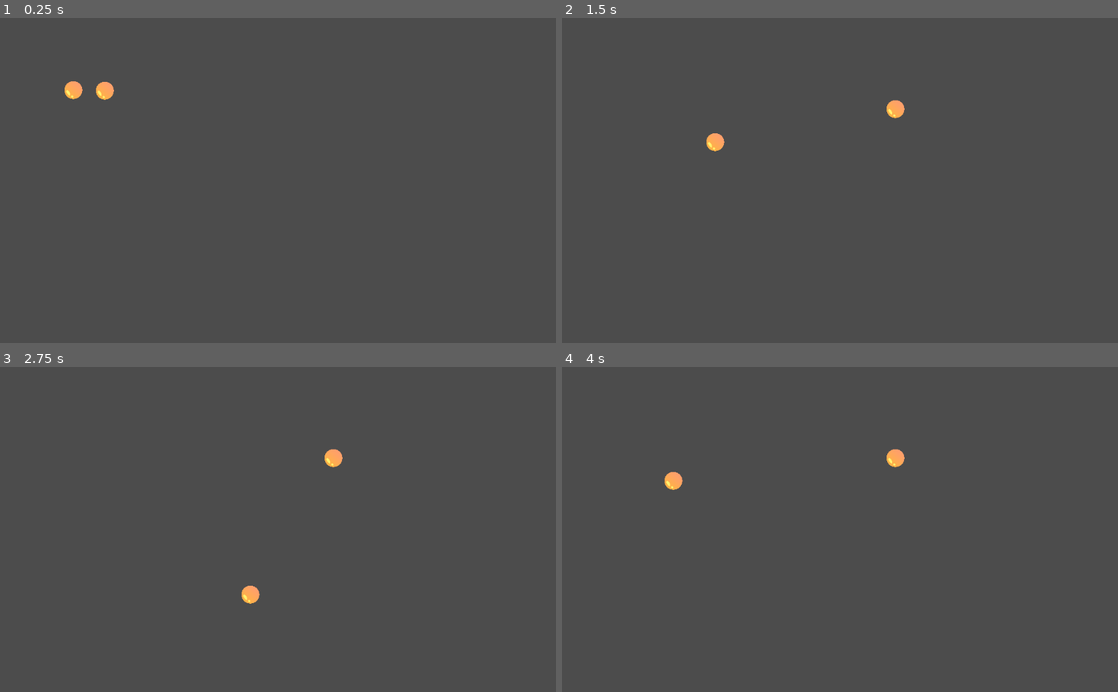
Above: before the commit, frames 1-4 (two rows, left to right).
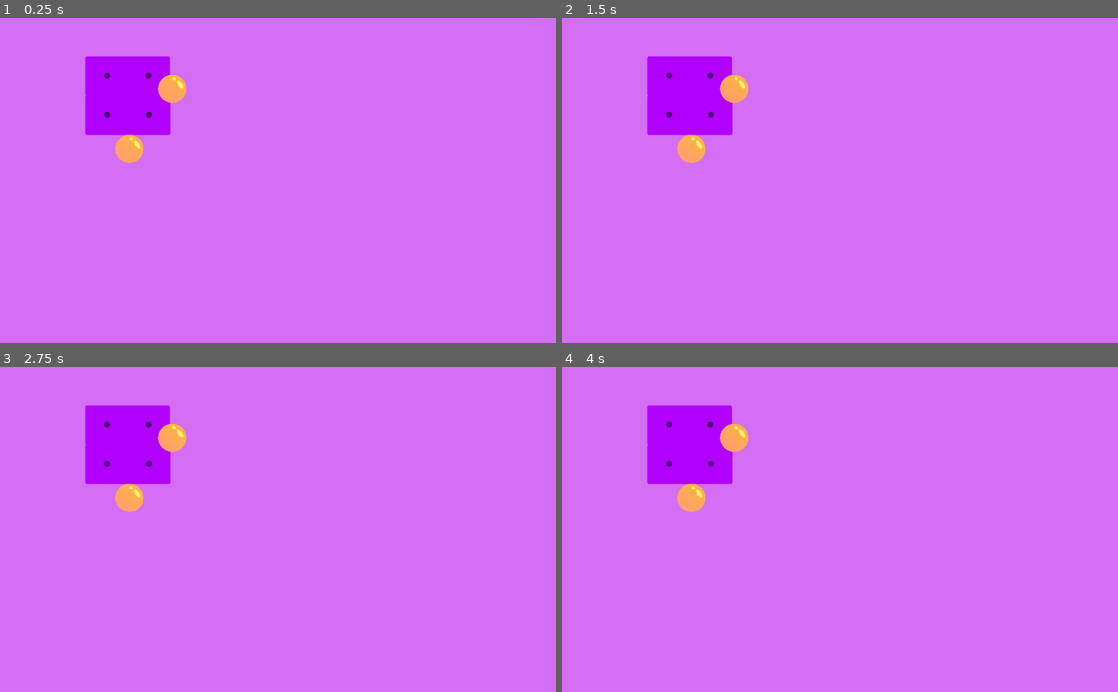
Above: after the commit, the same moments.

Repository: alvansga/pegs
Game: Godot game, scene res://Main.tscn
The game is run twice, just before and just after one commit, with the same random seed, the same clock (stepped at 60 frames per second) and the same inputs.
Inputs (mouse positions are in pixels of both pictures, inside the frame that each line leads up to):
- Up to frame 1 (0.25 s): no input
- Up to frame 2 (1.5 s): tap Enter at 0.5 s; drag from (634, 89) to (895, 109) at 0.52 s; tap Space at 1.25 s; drag from (667, 89) to (812, 245) at 1.27 s
- Up to frame 3 (2.75 s): tap Enter at 2 s; move the mouse to (333, 458) at 2.02 s; click (333, 458) at 2.17 s
- Up to frame 4 (4 s): tap Space at 2.75 s; drag from (812, 594) to (673, 480) at 2.77 s; tap Enter at 3.5 s; move the mouse to (1006, 578) at 3.52 s; click (1006, 578) at 3.67 s

The runs differ from the first frame. In frame 1, 100% of the frame differs, in the area x 0-100%, y 0-100%; in frame 2, 100%; in frame 3, 100%; in frame 4, 100%.

Commit message:
add board and background

Diff:
--- a/Main.tscn
+++ b/Main.tscn
@@ -1,11 +1,26 @@
-[gd_scene load_steps=2 format=2]
+[gd_scene load_steps=3 format=2]
 
 [ext_resource path="res://pegs.tscn" type="PackedScene" id=1]
+[ext_resource path="res://exampleBoard.tscn" type="PackedScene" id=2]
 
 [node name="Main" type="Node"]
 
+[node name="ColorRect" type="ColorRect" parent="."]
+light_mask = 0
+margin_right = 1038.0
+margin_bottom = 612.0
+mouse_filter = 2
+color = Color( 0.835294, 0.435294, 0.964706, 1 )
+__meta__ = {
+"_edit_use_anchors_": false
+}
+
+[node name="Board" parent="." instance=ExtResource( 2 )]
+
 [node name="pegs2" parent="." instance=ExtResource( 1 )]
-position = Vector2( 135, 133 )
+position = Vector2( 239, 241 )
+collision_mask = 0
 
 [node name="pegs" parent="." instance=ExtResource( 1 )]
-position = Vector2( 193, 134 )
+position = Vector2( 318, 130 )
+collision_mask = 0
--- /dev/null
+++ b/OneBoard.tscn
@@ -0,0 +1,16 @@
+[gd_scene load_steps=2 format=2]
+
+[ext_resource path="res://resources/board.png" type="Texture" id=1]
+
+[node name="OneBoard" type="Node"]
+
+[node name="TextureRect" type="TextureRect" parent="."]
+margin_left = -37.1947
+margin_top = -26.2631
+margin_right = 762.805
+margin_bottom = 573.737
+rect_scale = Vector2( 0.106034, 0.106034 )
+texture = ExtResource( 1 )
+__meta__ = {
+"_edit_use_anchors_": false
+}
--- /dev/null
+++ b/board1.tscn
@@ -0,0 +1,20 @@
+[gd_scene load_steps=3 format=2]
+
+[ext_resource path="res://resources/board.png" type="Texture" id=1]
+
+[sub_resource type="RectangleShape2D" id=1]
+extents = Vector2( 17.7716, 16.0517 )
+
+[node name="boardOne" type="Area2D"]
+scale = Vector2( 1.74436, 1.74436 )
+
+[node name="Sprite" type="Sprite" parent="."]
+position = Vector2( 5.36217, 5.59962 )
+scale = Vector2( 0.113301, 0.113301 )
+texture = ExtResource( 1 )
+
+[node name="CollisionShape2D" type="CollisionShape2D" parent="."]
+visible = false
+position = Vector2( 0, 0.440143 )
+scale = Vector2( 1.3301, 1.2558 )
+shape = SubResource( 1 )
--- /dev/null
+++ b/exampleBoard.tscn
@@ -0,0 +1,17 @@
+[gd_scene load_steps=2 format=2]
+
+[ext_resource path="res://board1.tscn" type="PackedScene" id=1]
+
+[node name="Board" type="Node"]
+
+[node name="boardOne" parent="." instance=ExtResource( 1 )]
+position = Vector2( 197, 107 )
+
+[node name="boardOne3" parent="." instance=ExtResource( 1 )]
+position = Vector2( 273, 107 )
+
+[node name="boardOne2" parent="." instance=ExtResource( 1 )]
+position = Vector2( 197, 179 )
+
+[node name="boardOne4" parent="." instance=ExtResource( 1 )]
+position = Vector2( 274, 179 )
--- a/pegs.tscn
+++ b/pegs.tscn
@@ -11,11 +11,12 @@
 script = ExtResource( 2 )
 
 [node name="Sprite" type="Sprite" parent="."]
-position = Vector2( -1.0051, 0.727478 )
-scale = Vector2( -0.0498966, -0.0498966 )
+position = Vector2( 0.9949, -0.272522 )
+scale = Vector2( 0.0784567, 0.0784567 )
 texture = ExtResource( 1 )
 
 [node name="CollisionShape2D" type="CollisionShape2D" parent="."]
+visible = false
 position = Vector2( 0.176773, 0 )
 shape = SubResource( 1 )
 [connection signal="input_event" from="." to="." method="_on_pegs_input_event"]
Binary file added: resources/board.png
Not shown, added: resources/board.png.import
